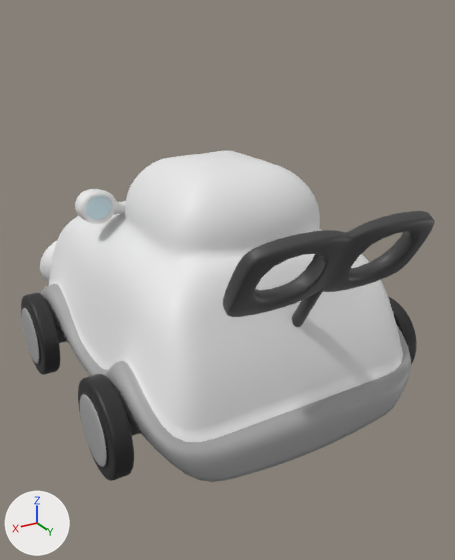
The FBX model Assets/Models/coche.fbx: old version first, new version second.
Camera for both pictures: a 50 mm lens placed at (1.77, 3.17, 2.37), pointed at (0.05, 0.31, 0.94). Every picture has the same lights, and +X, +Y and +Z are marked at lower left. Where no turn or scale is listed for an object, it has been applied to the vertices.
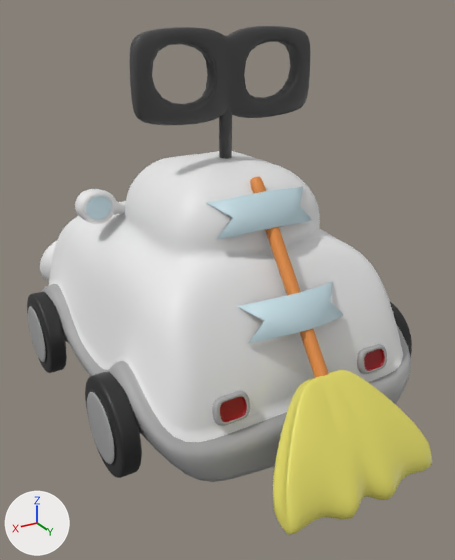
The newer file is also turned or shifted as a whole; pictures and numbers use the older file's frame.

Pixel boxes (x1, y1, x2, y2) of what changed, in the pictures (455 x 560 px):
'Circle.001', moved, turned
    before: (223, 211, 434, 327)
    after: (130, 26, 310, 159)
'escoba', added (yellow)
    after: (250, 177, 432, 535)
    faces in mat_amarillo (yellow #e7df68): (273, 370, 432, 535)
    faces in mat_naranja (orange #e78f44): (250, 177, 329, 377)
'Circle', deleted
    before: (21, 293, 417, 481)
    faces in mat_negro (black #242424): (21, 293, 417, 481)
    faces in mat_gris (grey #a4a4a4): (22, 308, 107, 467)
'Rueda', added
    after: (27, 291, 412, 478)
    faces in mat_negro (black #242424): (27, 291, 412, 478)
    faces in mat_gris (grey #a4a4a4): (28, 306, 114, 464)
'cinta', added
    after: (237, 281, 343, 344)
'cinta.001', added
    after: (206, 187, 312, 240)
'lucestraseras', added
    after: (212, 344, 387, 426)
    faces in mat_rojo (red #940009): (220, 349, 385, 422)
    faces in mat_gris (grey #a4a4a4): (212, 344, 387, 426)

The change, as a list of edits to the scene's bpy script:
```text
Add mat_rojo:
    mat_rojo = principled_material('rojo')
    mat_rojo.base_color = (0.295, 0.0, 0.0027)  # red #940009
Add me_mesh_007:
    me_mesh_007.from_pydata(...)  # 1476 vertices, 1472 faces; spans x -0.998..0.1, y -0.037..0.031, z -0.072..0.068
    # faces by material slot: [864, 608]
    me_mesh_007.materials.append(mat_gris)  # grey #a4a4a4
    me_mesh_007.materials.append(mat_rojo)  # red #940009
Add me_mesh_1:
    me_mesh_1.from_pydata(...)  # 6664 vertices, 6656 faces; spans x -1.82..0.14, y -0.26..1.43, z -0.26..0.26
    # faces by material slot: [5376, 1280]
    me_mesh_1.materials.append(mat_negro)  # black #242424
    me_mesh_1.materials.append(mat_gris)  # grey #a4a4a4
Add me_plane_006:
    me_plane_006.from_pydata(...)  # 42 vertices, 40 faces; spans x -0.299..0.299, y 0.003..0.19, z -0.115..0.09
    me_plane_006.materials.append(mat_azul)  # white #c7e0e7
Add me_plane_005:
    me_plane_005.from_pydata(...)  # 42 vertices, 40 faces; spans x -0.299..0.299, y -0.001..0.216, z -0.107..0.098
    me_plane_005.materials.append(mat_azul)  # white #c7e0e7
Add me_mesh_006:
    me_mesh_006.from_pydata(...)  # 1380 vertices, 1376 faces; spans x -0.452..0.452, y -0.04..1.033, z -1.375..0.042
    # faces by material slot: [224, 1152]
    me_mesh_006.materials.append(mat_naranja)  # orange #e78f44
    me_mesh_006.materials.append(mat_amarillo)  # yellow #e7df68
Change ob_circle_001:
    ob_circle_001.location: (-0.022, 0.834, 0.838) -> (-0.022, 0.159, 1.507)
    ob_circle_001.rotation_euler: (-0.533, 0.0, 0.0) -> (-0.00977, 0.0, 0.0)  # degrees (-31, 0, 0) -> degrees (-0.6, 0, 0)
Remove ob_circle:
    ob_circle = bpy.data.objects.new('Circle', me_mesh)
    ob_circle.location = (0.879, -0.581, 0.431)
Add ob_lucestraseras:
    ob_lucestraseras = bpy.data.objects.new('lucestraseras', me_mesh_007)
    ob_lucestraseras.location = (0.449, 1.008, 0.618)
Add ob_rueda:
    ob_rueda = bpy.data.objects.new('Rueda', me_mesh_1)
    ob_rueda.location = (0.839, -0.581, 0.431)
Add ob_cinta_001:
    ob_cinta_001 = bpy.data.objects.new('cinta.001', me_plane_006)
    ob_cinta_001.location = (-0.002, 0.503, 1.435)
Add ob_cinta:
    ob_cinta = bpy.data.objects.new('cinta', me_plane_005)
    ob_cinta.location = (-0.002, 0.799, 0.985)
Add ob_escoba:
    ob_escoba = bpy.data.objects.new('escoba', me_mesh_006)
    ob_escoba.location = (-0.002, 0.514, 1.539)
```
